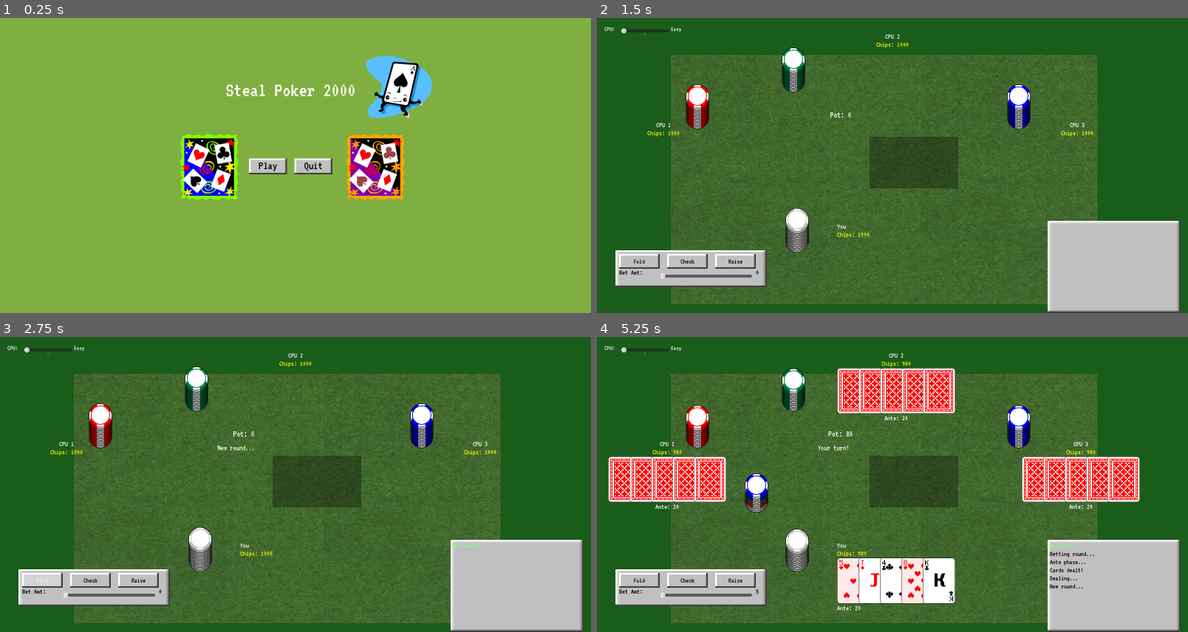
Above: before the commit, frames 1-4 (two rows, left to right).
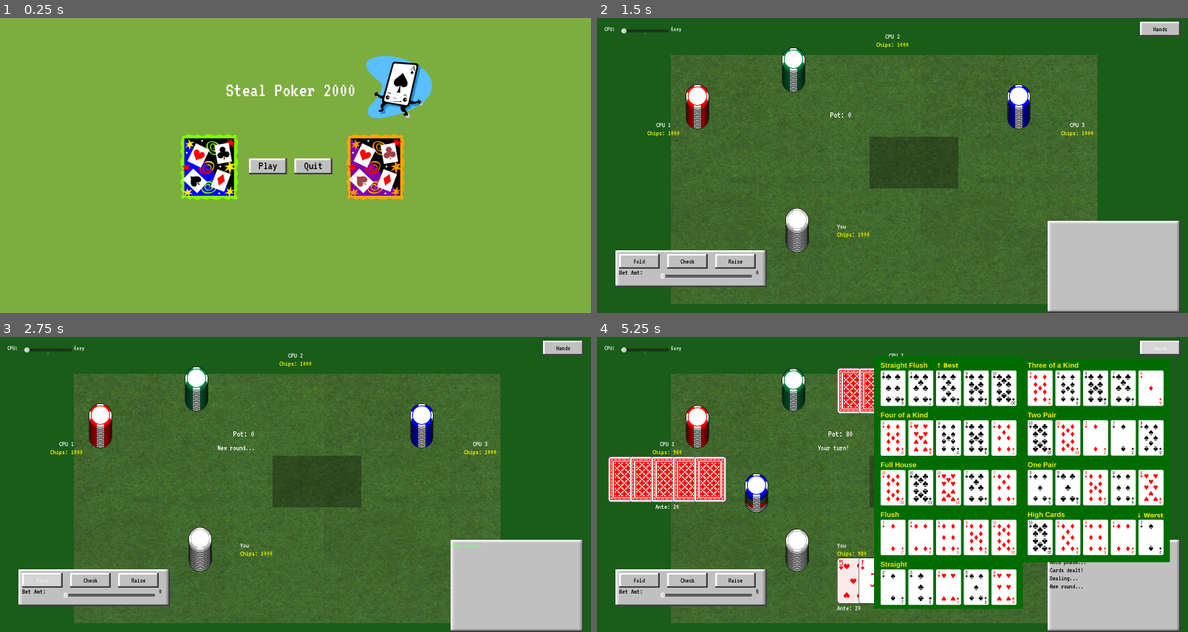
Above: after the commit, the same moments.

Repository: AzureJames/poker-stl
Game: Godot game, scene res://scene/main.tscn
Two runs of this game, one before a commit and one after it. Both use one fixed random seed, a clock stepped at 60 frames per second and the inputs below.
Inputs (mouse positions are in pixels of both pictures, inside the frame that each line leads up to):
- Up to frame 1 (0.25 s): no input
- Up to frame 2 (1.5 s): click (1158, 29) at 0.5 s, where only the run after the commit has a clickable "Hands"; click "Play" at 1.25 s
- Up to frame 3 (2.75 s): click "Fold" at 2 s
- Up to frame 4 (5.25 s): click "Check" at 2.75 s; click "Raise" at 3.5 s; click "Fold" at 4.25 s; click (1158, 348) at 5 s, where only the run after the commit has a clickable "Hands"

The runs differ from the first frame. In frame 2, 0.3% of the frame differs, in the area x 91-99%, y 1-7%; in frame 3, 0.3%; in frame 4, 37%, in the area x 46-99%, y 1-93%.

Commit message:
works alright add photo

Diff:
--- a/scene/main.tscn
+++ b/scene/main.tscn
@@ -30,7 +30,7 @@
 offset_top = -51.0
 offset_right = 1817.0
 offset_bottom = 939.0
-color = Color(0.49859595, 0.68717146, 0.25052482, 1)
+color = Color(0.48859984, 0.6736953, 0.24559814, 1)
 
 [node name="RichTextLabel" type="RichTextLabel" parent="StartMenu/ColorRect" unique_id=1980501796]
 layout_mode = 0
--- a/script/ai/ai_medium.gd
+++ b/script/ai/ai_medium.gd
@@ -18,6 +18,12 @@
 
 	var raise_thresh = 0.7 - aggro * 0.3
 	var semi_thresh = 0.4 - aggro * 0.25
+
+	var pot_odds = 0.0
+	if call_amt > 0:
+		pot_odds = float(call_amt) / float(pot + call_amt)
+
+	var effective = strength - pot_odds * 0.3
 
 	if can_raise and (strength > raise_thresh or (strength > semi_thresh and randf() > 0.45)):
 		var amt = min(max_bet, max(call_amt, int(max_bet * (0.2 + randf() * 0.2))))
@@ -30,10 +36,12 @@
 		amt = min(amt, player_chips)
 		amt = min(amt, 100 - player_bet)
 		return {"action": "raise", "amount": amt}
-	elif strength > 0.2 - looseness * 0.15:
+	elif effective > 0.2 - looseness * 0.15:
 		return {"action": "call", "amount": call_amt}
 	elif call_amt == 0:
 		return {"action": "call", "amount": 0}
+	elif strength > 0.15 and randf() > 0.5:
+		return {"action": "call", "amount": call_amt}
 	else:
 		return {"action": "fold", "amount": 0}
 
--- a/script/game_manager.gd
+++ b/script/game_manager.gd
@@ -71,6 +71,8 @@
 var info_label: Label
 var end_label: Label
 var history_container: VBoxContainer
+var poker_hands_image: TextureRect
+var poker_hands_toggle: Button
 
 func _ready():
 	randomize()
@@ -393,7 +395,25 @@
 	history_container.mouse_filter = Control.MOUSE_FILTER_IGNORE
 	add_child(history_container)
 
+	poker_hands_image = TextureRect.new()
+	poker_hands_image.texture = load("res://asset/Poker-Hands.png")
+	poker_hands_image.stretch_mode = TextureRect.StretchMode.STRETCH_TILE
+	poker_hands_image.scale = Vector2(.42,.42)
+	poker_hands_image.position = Vector2(750, 50)
+	poker_hands_image.size = Vector2(300, 500)
+	poker_hands_image.mouse_filter = Control.MOUSE_FILTER_IGNORE
+	poker_hands_image.visible = false
+	poker_hands_image.z_index = 5
+	add_child(poker_hands_image)
+
+	poker_hands_toggle = make_button("Hands", Vector2(1470, 10))
+	poker_hands_toggle.pressed.connect(_toggle_poker_hands)
+	add_child(poker_hands_toggle)
+
 	move_child(action_bar, get_child_count() - 1)
+
+func _toggle_poker_hands():
+	poker_hands_image.visible = not poker_hands_image.visible
 
 func _announce(msg: String):
 	message_label.text = msg
@@ -554,6 +574,7 @@
 	deck.shuffle()
 
 func deal_phase():
+	$SoundManager.play_card_slide()
 	_announce("Dealing...")
 	build_deck()
 	for i in range(NUM_PLAYERS):
@@ -561,7 +582,6 @@
 		for j in range(5):
 			player_hands[i].append(deck.pop_back())
 		update_hand_display(i)
-		$SoundManager.play_card_slide()
 		if RELEASE_MODE: await get_tree().create_timer(0.25).timeout
 	_announce("Cards dealt!")
 	if RELEASE_MODE: await get_tree().create_timer(0.9).timeout
@@ -583,6 +603,9 @@
 		container.add_child(tr)
 		nodes.append(tr)
 	player_hand_nodes[player_idx] = nodes
+	if player_folded[player_idx]:
+		for node in nodes:
+			node.modulate = Color(0.5, 0.5, 0.5, 0.5)
 
 func flop_phase(num_cards: int):
 	if community_cards.size() < num_cards:
@@ -706,6 +729,7 @@
 		"fold":
 			player_folded[player_idx] = true
 			player_panel[player_idx].name_label.add_theme_color_override("font_color", Color.GRAY)
+			update_hand_display(player_idx)
 			$SoundManager.play_card_shove()
 			$ChipManager.update_player_pile(player_idx, player_chips[player_idx])
 			_announce("You folded")
@@ -851,10 +875,12 @@
 			$ChipManager.add_pot_contribution(player_idx, amount)
 			$ChipManager.update_player_pile(player_idx, player_chips[player_idx])
 			$ChipManager.update_pot(pot)
-			_announce("%s calls" % player_names[player_idx])
+			if amount == 0: _announce("%s checks" % player_names[player_idx])
+			else: _announce("%s calls" % player_names[player_idx])
 		"fold":
 			player_folded[player_idx] = true
 			player_panel[player_idx].name_label.add_theme_color_override("font_color", Color.GRAY)
+			update_hand_display(player_idx)
 			$SoundManager.play_card_shove()
 			$ChipManager.update_player_pile(player_idx, player_chips[player_idx])
 			_announce("%s folds" % player_names[player_idx])
--- a/script/sound_manager.gd
+++ b/script/sound_manager.gd
@@ -32,7 +32,7 @@
 	return arr
 
 func _load_sounds():
-	_card_slide = _load_group("res://asset/Audio/card-slide", 8)
+	_card_slide = _load_group("res://asset/Audio/card-fan", 2)
 	_card_place = _load_group("res://asset/Audio/card-place", 4)
 	_card_shove = _load_group("res://asset/Audio/card-shove", 4)
 	_card_shuffle = [load("res://asset/Audio/shuffleandbridge.wav")]
Binary file added: asset/Poker-Hands.png
Not shown, added: asset/Poker-Hands.png.import
